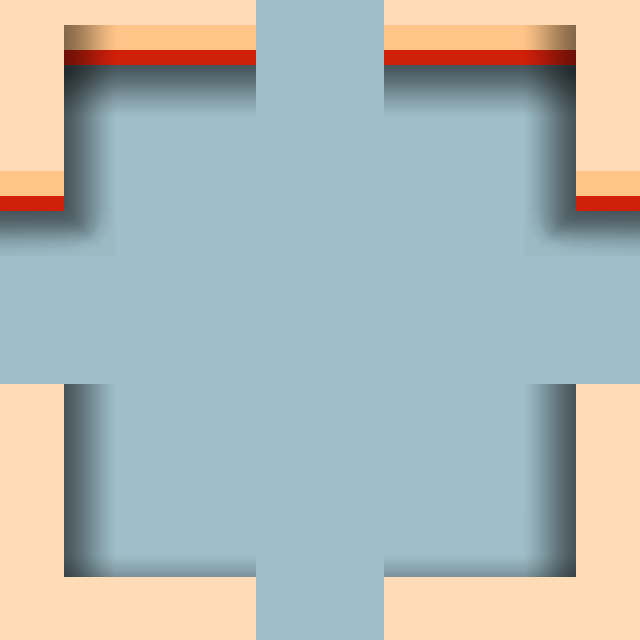
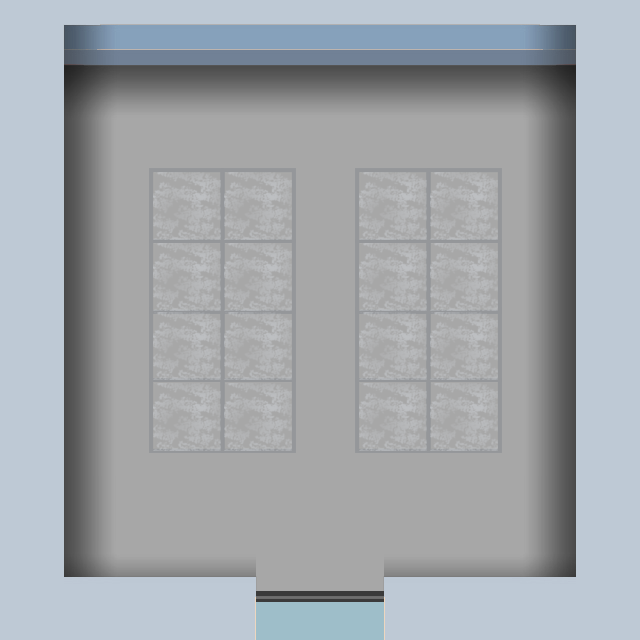
Two versions of the same layered image (640 × 640). Layer-by-layer changes:
added layer "Layer 16 copy 3" above "Layer 16 copy 2" over <box>256,596,384,599</box>
added layer "Layer 16 copy 2" above "Layer 15 copy 14" over <box>256,591,384,602</box>
added layer "Layer 15 copy 13" above "Layer 16 copy" over <box>149,168,502,453</box>
added layer "Layer 18 copy" above "Layer 18" over <box>0,159,135,541</box>
added layer "Layer 18" above "Walls copy" over <box>505,159,640,541</box>
added layer "Walls copy" above "Walls" over <box>0,0,640,640</box>
moved "Walls" above "floor" over <box>0,0,640,640</box>
